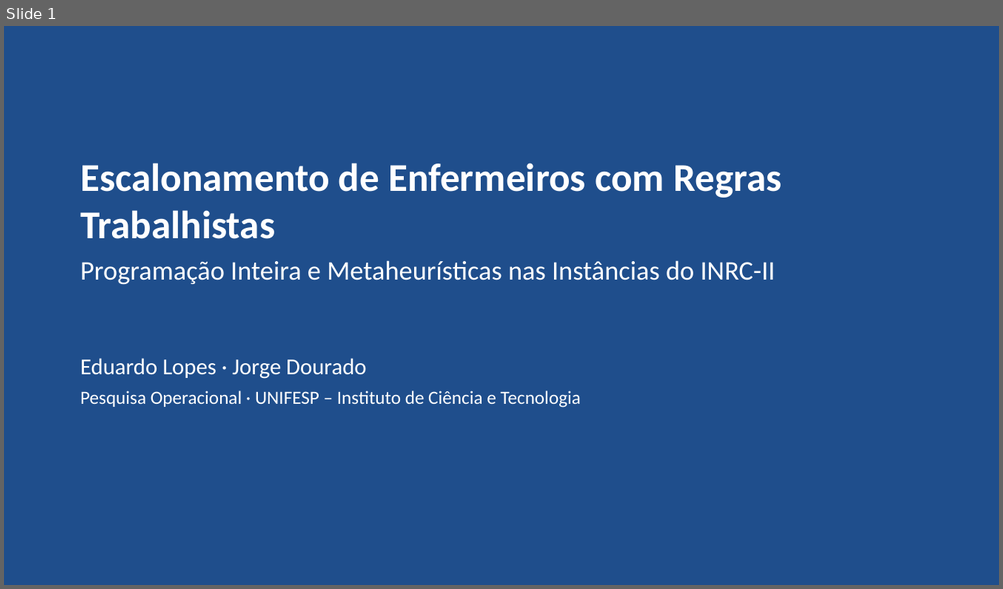
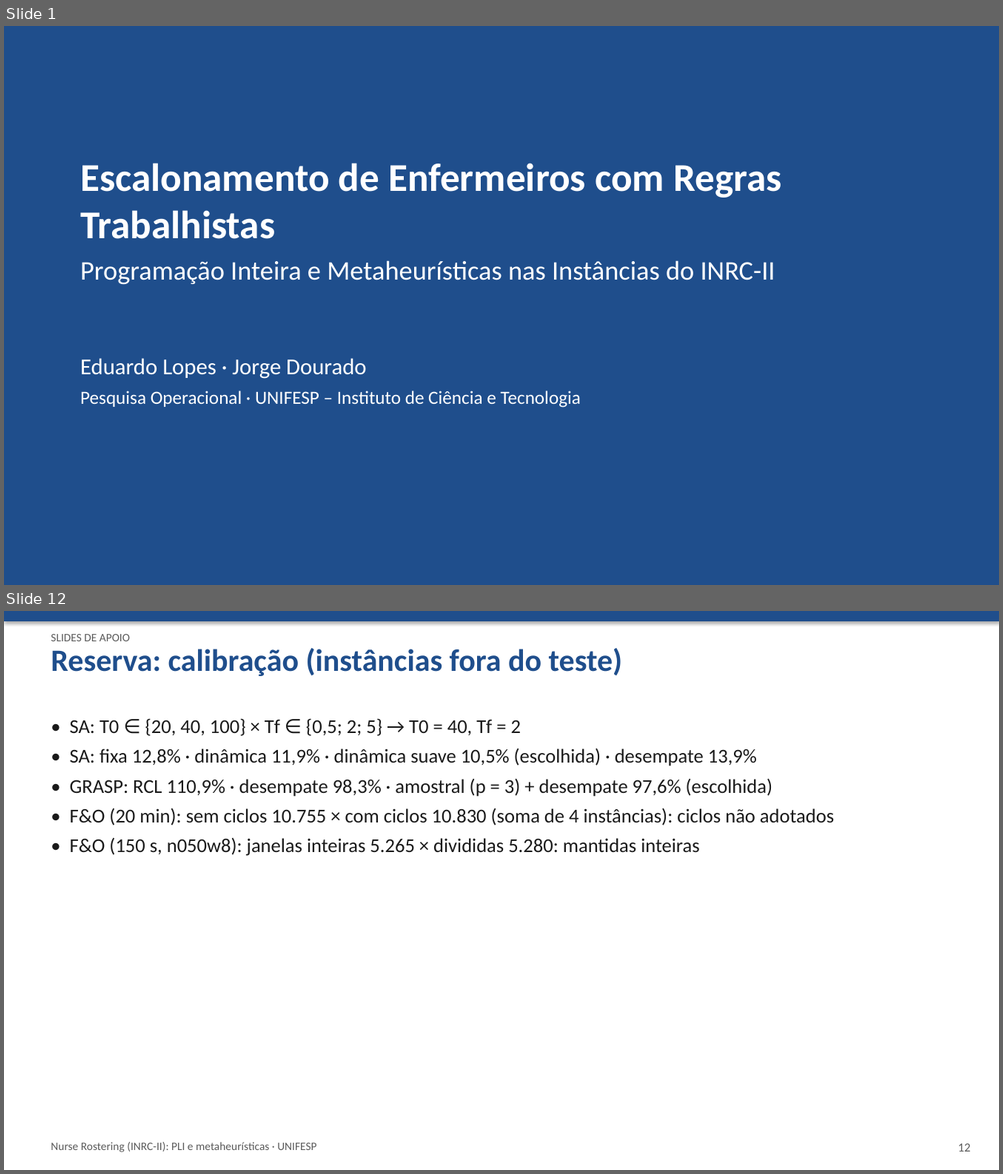
Before and after one commit to crazen/projetopo, a slide deck: entregas/etapa7_apresentacao.pptx. Shown one above the other, each under a label of ours: slide 1 before the commit, slides 1 and 12 after it; the slides between them are not shown. The pictures are 1003x589 and 1003x1174 pixels, drawn with LibreOffice and Linux fonts; fonts in the diff are those of the drawing. Boxes give left, top, right and bottom in pixels: in the first picture for what was removed or moved away, otherwise in the second. Text is boxed around its words. In the diff, an @@ line names an element or a change of style, - is before the commit and + after.

```diff
--- a/entregas/etapa7_apresentacao.pptx
+++ b/entregas/etapa7_apresentacao.pptx
@@ slide 12 added at (4,611,999,1170), background #FFFFFF @@
@@ rectangle added at (4,611,999,621), fill #1F4E8C @@
@@ text added at (51,648,623,676), 30 pt, text #1F4E8C, bold @@
+Reserva: calibração (instâncias fora do teste)
@@ text added at (51,634,130,641), 11 pt, text #5A5A5A @@
+SLIDES DE APOIO
@@ text added at (70,718,834,856), 19 pt, text #1A1A1A @@
+• SA: T0 ∈ {20, 40, 100} × Tf ∈ {0,5; 2; 5} → T0 = 40, Tf = 2
+• SA: fixa 12,8% · dinâmica 11,9% · dinâmica suave 10,5% (escolhida) · desempate 13,9%
+• GRASP: RCL 110,9% · desempate 98,3% · amostral (p = 3) + desempate 97,6% (escolhida)
+• F&O (20 min): sem ciclos 10.755 × com ciclos 10.830 (soma de 4 instâncias): ciclos não adotados
+• F&O (150 s, n050w8): janelas inteiras 5.265 × divididas 5.280: mantidas inteiras
@@ text added at (51,1142,316,1153), 11 pt, text #5A5A5A @@
+Nurse Rostering (INRC-II): PLI e metaheurísticas · UNIFESP
@@ text added at (958,1144,970,1152), 12 pt, text #5A5A5A @@
+12
```
Also in this commit, not shown: 10 slides changed, 1 other slide added, 3 slides removed, 14 other files.
